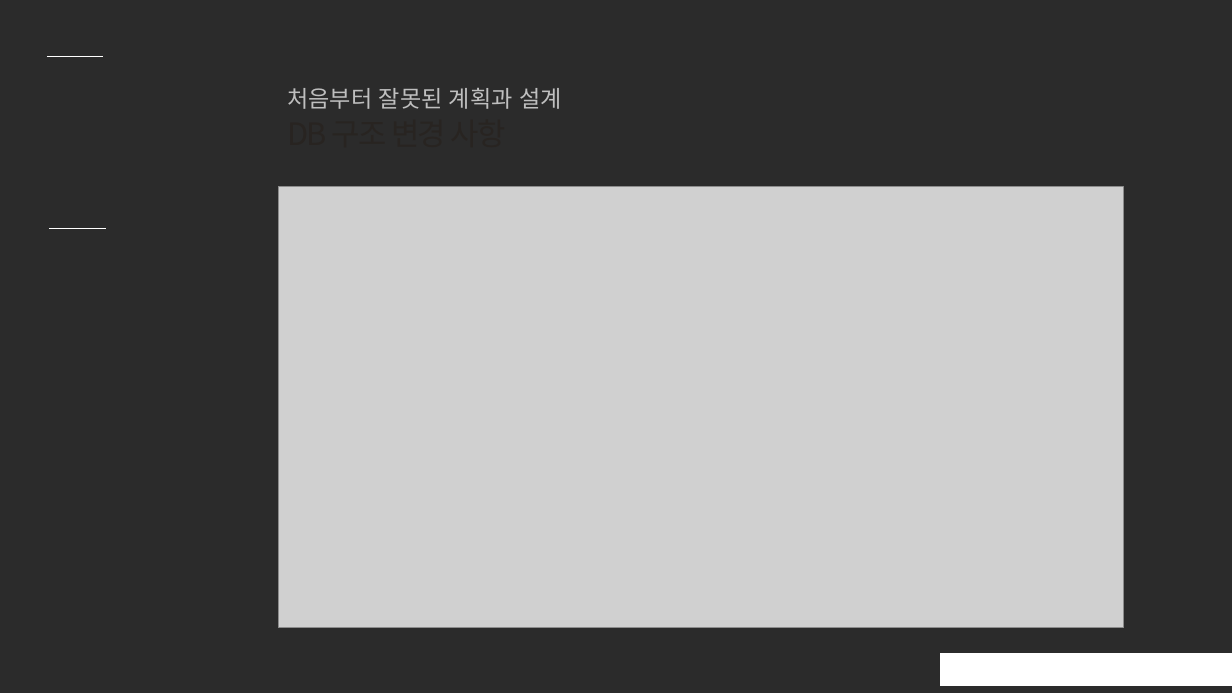
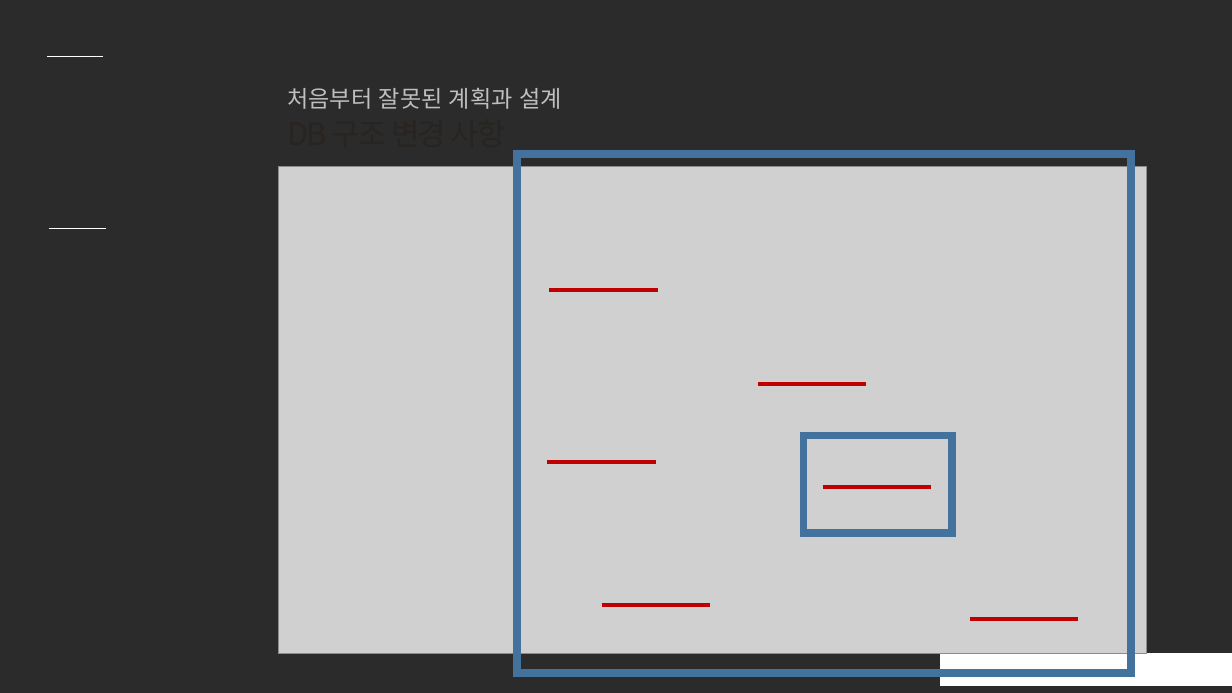
Before and after one commit to byh020907/2uzubook, a slide deck: slide 8 of Presentation/2uzuBook_0926.pptx (slide 6 before the commit). Drawn at 1232x693 pixels with LibreOffice and Linux fonts; fonts in the diff are those of the drawing; grey boxes stand for pictures; background and template pictures are left out; a plain dark background stands for a picture behind light text. Boxes give left, top, right and bottom in pixels: in the first picture for what was removed or moved away, otherwise in the second. Text is boxed around its words. In the diff, an @@ line names an element or a change of style, - is before the commit and + after.

```diff
--- a/Presentation/2uzuBook_0926.pptx
+++ b/Presentation/2uzuBook_0926.pptx
@@ picture: place and size @@
-picture at (278, 187, 1124, 628)
+picture at (278, 166, 1147, 653)
@@ rectangle added at (517, 154, 1131, 674), outline #43739E 6 pt @@
@@ line added from (550, 290) to (658, 290), #C00000 3 pt @@
@@ line added from (759, 384) to (867, 384), #C00000 3 pt @@
@@ rectangle added at (804, 435, 952, 532), outline #43739E 6 pt @@
@@ line added from (548, 462) to (655, 462), #C00000 3 pt @@
@@ line added from (823, 487) to (931, 487), #C00000 3 pt @@
@@ line added from (602, 605) to (710, 605), #C00000 3 pt @@
@@ line added from (970, 619) to (1079, 619), #C00000 3 pt @@
```
Also in this commit, not shown: 1 other slide changed, 2 slides added.
